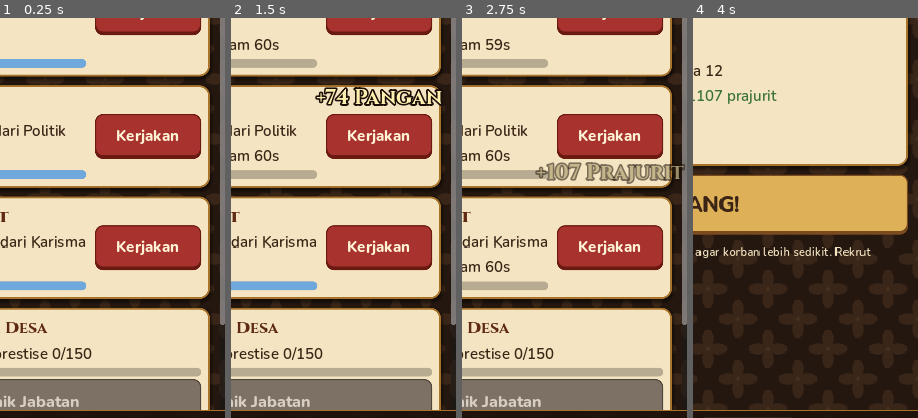
Above: before the commit, frames 1-4 (left to right).
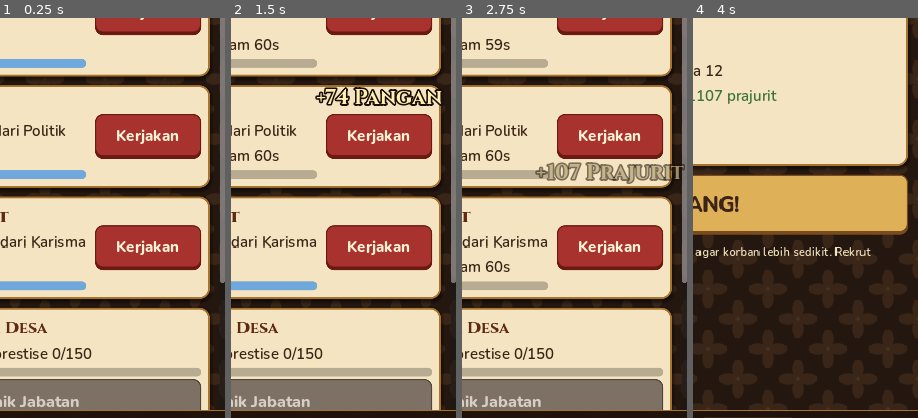
Above: after the commit, the same moments.

Repository: microaltech/tlg
Game: Godot game, scene res://scenes/main.tscn
Same seed, same stepped clock (60 frames per second), same inputs: the game is played once before the commit and once after it.
Inputs:
- Up to frame 1 (0.25 s): no input
- Up to frame 2 (1.5 s): click "Kerjakan" at 0.5 s; click "Kerjakan" at 1.25 s
- Up to frame 3 (2.75 s): click "Kerjakan" at 2 s
- Up to frame 4 (4 s): click "Mulai Ulang" at 2.75 s; click "SERANG!" at 3.5 s
The pictures show only the part of the screen within x 50-100%, y 41-91%; the shares and areas given below are measured in that part.

The runs differ from the first frame. In frame 1, 0.2% of the frame differs, in the area x 97-100%, y 66-77%; in frame 2, 0.2%; in frame 3, 0.2%; in frame 4, nothing differs.

Commit message:
Tambah musik latar gamelan dan efek suara
- tools/gen_audio.py menyintesis musik (Kota/slendro, Kampanye/irama
  perang, Istana/pelog) dan 12 efek suara secara prosedural
- Autoload Audio: crossfade musik per halaman, pool pemutar efek suara,
  pengaturan musik/suara nyala-mati di user://settings.cfg
- Setiap aksi memutar suaranya; kunjungan menandai kelahiran anak

Co-Authored-By: Claude Opus 5.5 <noreply@anthropic.com>
Claude-Session: https://claude.ai/code/session_015LtRdrVC8mEHi9d4fpU264

Diff:
--- a/project.godot
+++ b/project.godot
@@ -13,6 +13,7 @@
 [autoload]
 
 Game="*res://scripts/core/game.gd"
+Audio="*res://scripts/core/audio.gd"
 
 [display]
 
--- /dev/null
+++ b/scripts/core/audio.gd
@@ -0,0 +1,116 @@
+extends Node
+## Autoload "Audio": musik latar (crossfade saat pindah halaman) dan efek suara.
+## Pengaturan nyala/mati disimpan di user://settings.cfg.
+
+const SETTINGS_PATH := "user://settings.cfg"
+const MUSIC_DB := -6.0
+const SFX_VOICES := 8
+
+var music_on := true
+var sfx_on := true
+var _music: Array[AudioStreamPlayer] = []
+var _active := 0
+var _track := ""
+var _music_tween: Tween
+var _sfx: Array[AudioStreamPlayer] = []
+var _next_voice := 0
+var _streams := {}
+
+
+func _ready() -> void:
+	_ensure_bus("Music")
+	_ensure_bus("SFX")
+	for i in 2:
+		var p := AudioStreamPlayer.new()
+		p.bus = "Music"
+		p.volume_db = -80.0
+		add_child(p)
+		_music.append(p)
+	for i in SFX_VOICES:
+		var p := AudioStreamPlayer.new()
+		p.bus = "SFX"
+		add_child(p)
+		_sfx.append(p)
+	_load_settings()
+
+
+func _ensure_bus(bus: String) -> void:
+	if AudioServer.get_bus_index(bus) != -1:
+		return
+	AudioServer.add_bus()
+	var i := AudioServer.bus_count - 1
+	AudioServer.set_bus_name(i, bus)
+	AudioServer.set_bus_send(i, "Master")
+
+
+func _stream(file: String, loop := false) -> AudioStream:
+	if not _streams.has(file):
+		var path := "res://assets/audio/%s.ogg" % file
+		var s: AudioStream = load(path) if ResourceLoader.exists(path) else null
+		if s is AudioStreamOggVorbis:
+			s.loop = loop
+		_streams[file] = s
+	return _streams[file]
+
+
+## Ganti musik latar dengan crossfade. track: "city", "battle", "palace".
+func play_music(track: String) -> void:
+	if track == _track:
+		return
+	_track = track
+	var old := _music[_active]
+	_active = 1 - _active
+	var new := _music[_active]
+	new.stream = _stream("music_" + track, true)
+	if new.stream == null:
+		return
+	new.volume_db = -40.0
+	new.play()
+	if _music_tween:
+		_music_tween.kill()
+	_music_tween = create_tween().set_parallel()
+	_music_tween.tween_property(new, "volume_db", MUSIC_DB, 1.2)
+	_music_tween.tween_property(old, "volume_db", -60.0, 1.0)
+	_music_tween.chain().tween_callback(old.stop)
+
+
+## Mainkan efek suara; pitch sedikit diacak supaya tidak monoton.
+func play(sound: String, pitch_jitter := 0.04) -> void:
+	if not sfx_on or sound == "":
+		return
+	var s := _stream("sfx_" + sound)
+	if s == null:
+		return
+	var p := _sfx[_next_voice]
+	_next_voice = (_next_voice + 1) % SFX_VOICES
+	p.stream = s
+	p.pitch_scale = 1.0 + randf_range(-pitch_jitter, pitch_jitter)
+	p.play()
+
+
+func set_music_on(on: bool) -> void:
+	music_on = on
+	AudioServer.set_bus_mute(AudioServer.get_bus_index("Music"), not on)
+	_save_settings()
+
+
+func set_sfx_on(on: bool) -> void:
+	sfx_on = on
+	AudioServer.set_bus_mute(AudioServer.get_bus_index("SFX"), not on)
+	_save_settings()
+
+
+func _load_settings() -> void:
+	var cfg := ConfigFile.new()
+	if cfg.load(SETTINGS_PATH) == OK:
+		music_on = cfg.get_value("audio", "music", true)
+		sfx_on = cfg.get_value("audio", "sfx", true)
+	AudioServer.set_bus_mute(AudioServer.get_bus_index("Music"), not music_on)
+	AudioServer.set_bus_mute(AudioServer.get_bus_index("SFX"), not sfx_on)
+
+
+func _save_settings() -> void:
+	var cfg := ConfigFile.new()
+	cfg.set_value("audio", "music", music_on)
+	cfg.set_value("audio", "sfx", sfx_on)
+	cfg.save(SETTINGS_PATH)
--- a/scripts/core/game_model.gd
+++ b/scripts/core/game_model.gd
@@ -271,7 +271,9 @@
 	var name: String = Data.beauty_def(id)["name"]
 	var msg := "Keakraban dengan %s +%d." % [name, gain]
 	var chance := minf(0.25 + int(st["intimacy"]) * 0.01, 0.6)
+	var born := false
 	if children.size() < child_seats() and rng.randf() < chance:
+		born = true
 		var gender := "m" if rng.randf() < 0.5 else "f"
 		var names: Array = Data.CHILD_NAMES[gender]
 		var child := {
@@ -284,7 +286,9 @@
 		children.append(child)
 		msg += " Seorang anak lahir: %s (bakat %d/5)!" % [child["name"], child["talent"]]
 	changed.emit()
-	return _ok(msg)
+	var result := _ok(msg)
+	result["born"] = born
+	return result
 
 
 func _roll_talent() -> int:
--- a/scripts/ui/main.gd
+++ b/scripts/ui/main.gd
@@ -211,7 +211,9 @@
 		l.mouse_filter = Control.MOUSE_FILTER_IGNORE
 		b.add_child(v)
 		var key: String = p["key"]
-		b.pressed.connect(func(): _switch_page(key))
+		b.pressed.connect(func():
+			Audio.play("click")
+			_switch_page(key))
 		h.add_child(b)
 		_nav_buttons[key] = b
 	var line := ColorRect.new()
@@ -226,6 +228,7 @@
 
 func _switch_page(key: String, animate := true) -> void:
 	_current = key
+	Audio.play_music({"campaign": "battle", "palace": "palace"}.get(key, "city"))
 	for k in _pages:
 		var on: bool = k == key
 		_pages[k]["root"].visible = on
@@ -327,8 +330,9 @@
 
 ## Tombol yang menjalankan aksi model lalu menampilkan hasilnya.
 ## float_text: tampilkan pesan sukses sebagai teks melayang (untuk hasil cepat).
+## sound: efek suara saat berhasil (default "click"); gagal selalu "error".
 func _button(parent: Node, text: String, action: Callable, enabled := true, icon := "",
-		variation := "", float_text := false) -> Button:
+		variation := "", float_text := false, sound := "") -> Button:
 	var b := Button.new()
 	b.text = text
 	b.custom_minimum_size = Vector2(0, 72)
@@ -339,6 +343,13 @@
 		b.theme_type_variation = variation
 	b.pressed.connect(func():
 		var result = action.call()
+		if not (result is Dictionary) or result.get("ok", true):
+			var s := sound if sound != "" else "click"
+			if result is Dictionary and result.get("born", false):
+				s = "birth"
+			Audio.play(s)
+		else:
+			Audio.play("error")
 		if result is Dictionary and result.has("msg"):
 			if float_text and result["ok"]:
 				_float(result["msg"], b)
@@ -456,7 +467,7 @@
 			model.affair_yield(kind), model.resource_name(kind), Data.ATTR_NAMES[a["attr"]]], "CardLabel")
 		_charge_widget(col, kind, "Urusan")
 		var b := _button(card, "Kerjakan", func(): return model.do_affair(kind, Game.now()),
-			true, "", "", true)
+			true, "", "", true, {"silver": "coin", "grain": "grain", "soldiers": "recruit"}[kind])
 		b.size_flags_vertical = Control.SIZE_SHRINK_CENTER
 		b.custom_minimum_size.x = 170
 
@@ -470,7 +481,8 @@
 	else:
 		_label(col, "Berikutnya %s · prestise %d/%d" % [nxt["name"], model.prestige, nxt["prestige"]], "CardLabel")
 		_bar(col, model.prestige, nxt["prestige"])
-		var promote := _button(col, "Naik Jabatan", model.promote, model.can_promote(), "", "GoldButton")
+		var promote := _button(col, "Naik Jabatan", model.promote, model.can_promote(), "", "GoldButton",
+			false, "promote")
 		promote.add_theme_font_size_override("font_size", 26)
 
 	var sys := _card(box)
@@ -479,6 +491,20 @@
 		return {"ok": true, "msg": "Tersimpan"}, true, "", "GreenButton", true)
 	save.size_flags_horizontal = Control.SIZE_EXPAND_FILL
 	_button(sys, "Mulai Ulang", _confirm_reset).size_flags_horizontal = Control.SIZE_EXPAND_FILL
+
+	var audio := _card(box)
+	var music_btn := _button(audio, "", func():
+		Audio.set_music_on(not Audio.music_on)
+		_queue_rebuild()
+		return null, true, "", "GreenButton" if Audio.music_on else "")
+	music_btn.text = "Musik: %s" % ("Nyala" if Audio.music_on else "Mati")
+	music_btn.size_flags_horizontal = Control.SIZE_EXPAND_FILL
+	var sfx_btn := _button(audio, "", func():
+		Audio.set_sfx_on(not Audio.sfx_on)
+		_queue_rebuild()
+		return null, true, "", "GreenButton" if Audio.sfx_on else "")
+	sfx_btn.text = "Suara: %s" % ("Nyala" if Audio.sfx_on else "Mati")
+	sfx_btn.size_flags_horizontal = Control.SIZE_EXPAND_FILL
 
 
 func _confirm_reset():
@@ -530,7 +556,7 @@
 			l.add_theme_font_override("font", UI.font_bold)
 		var cost: int = model.upgrade_cost(id)
 		_button(col, "Latih  %s" % _num(cost), func(): return model.upgrade_counselor(id),
-			model.silver >= cost and lv < cap, "silver")
+			model.silver >= cost and lv < cap, "silver", "", false, "upgrade")
 
 	for c in Data.COUNSELORS:
 		if model.counselors.has(c["id"]):
@@ -583,7 +609,7 @@
 	_icon_row(col, "silver", "Hadiah: %d perak" % info["reward_silver"])
 	_icon_row(col, "prestige", "Hadiah: %d prestise" % info["reward_prestige"])
 
-	var attack := _button(box, "SERANG!", _attack, true, "", "GoldButton")
+	var attack := _button(box, "SERANG!", _attack, true, "", "GoldButton", false, "attack")
 	attack.custom_minimum_size.y = 96
 	_label(box, "Tips: latih penasihat berkekuatan tinggi agar korban lebih sedikit. "
 		+ "Rekrut prajurit di menu Kota.", "SmallLabel")
@@ -609,6 +635,7 @@
 		_battling = false
 		var result: Dictionary = model.fight_stage()
 		_big_result(result["ok"])
+		Audio.play("win" if result["ok"] else "lose", 0.0)
 		_show(result))
 	return null
 
@@ -646,7 +673,8 @@
 		_label(col, Data.beauty_def(id)["name"], "CardTitle")
 		var intimacy: int = model.beauties[id]["intimacy"]
 		_icon_row(col, "heart", "Keakraban %d  ·  +%d Karisma" % [intimacy, intimacy])
-		_button(col, "Kunjungi", func(): return model.visit_beauty(id, Game.now()), true, "heart")
+		_button(col, "Kunjungi", func(): return model.visit_beauty(id, Game.now()), true, "heart",
+			"", false, "heart")
 
 	var head := _label(box, "Anak  (%d/%d kursi)" % [model.children.size(), model.child_seats()], "TitleLabel")
 	head.add_theme_font_size_override("font_size", 30)
@@ -673,8 +701,10 @@
 		_bar(col, child["level"], Data.CHILD_MAX_LEVEL, Color("8bc34a"))
 		if child["level"] < Data.CHILD_MAX_LEVEL:
 			var cost: int = model.train_cost(i)
-			_button(col, "Didik  %s" % _num(cost), func(): return model.train_child(i), model.grain >= cost, "grain")
+			_button(col, "Didik  %s" % _num(cost), func(): return model.train_child(i), model.grain >= cost, "grain",
+				"", false, "upgrade")
 		else:
-			var marry := _button(col, "Nikahkan", func(): return model.marry_child(i), true, "heart", "GoldButton")
+			var marry := _button(col, "Nikahkan", func(): return model.marry_child(i), true, "heart", "GoldButton",
+				false, "birth")
 			marry.add_theme_font_size_override("font_size", 26)
 	_label(box, "Anak yang telah menikah: %d" % model.married_count, "SmallLabel")
--- a/tests/run_tests.gd
+++ b/tests/run_tests.gd
@@ -102,9 +102,11 @@
 func test_palace_children() -> void:
 	var m := fresh(7)
 	var t := 1000.0
+	var born := false
 	while m.children.is_empty():
 		t += 60.0
-		m.visit_beauty("melati", t)
+		born = m.visit_beauty("melati", t)["born"]
+	check(born, "hasil kunjungan menandai kelahiran")
 	check(m.beauties["melati"]["intimacy"] > 0, "keakraban naik")
 	check(m.children[0]["gender"] in ["m", "f"], "anak punya jenis kelamin")
 	m.grain = 1000000
Not shown, added: assets/audio/music_battle.ogg.import
Not shown, added: assets/audio/music_city.ogg.import
Not shown, added: assets/audio/music_palace.ogg.import
Not shown, added: assets/audio/sfx_attack.ogg.import
Not shown, added: assets/audio/sfx_birth.ogg.import
Not shown, added: assets/audio/sfx_click.ogg.import
Not shown, added: assets/audio/sfx_coin.ogg.import
Not shown, added: assets/audio/sfx_error.ogg.import
Not shown, added: assets/audio/sfx_grain.ogg.import
Not shown, added: assets/audio/sfx_heart.ogg.import
Not shown, added: assets/audio/sfx_lose.ogg.import
Not shown, added: assets/audio/sfx_promote.ogg.import
(and 20 more such lines)
